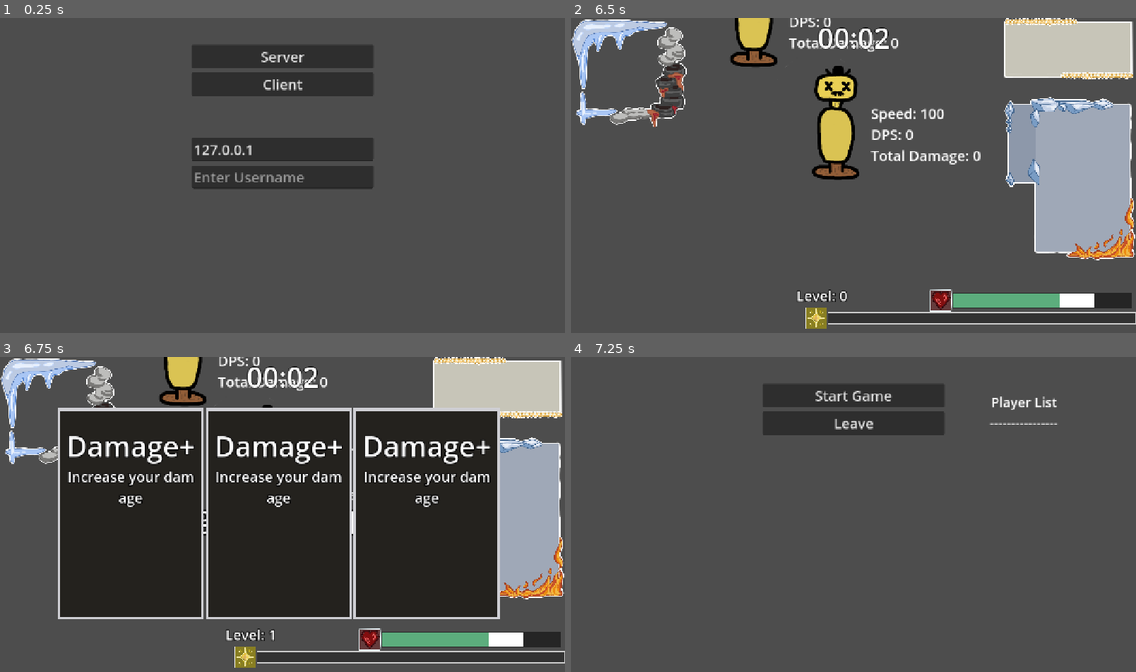
Above: before the commit, frames 1-4 (two rows, left to right).
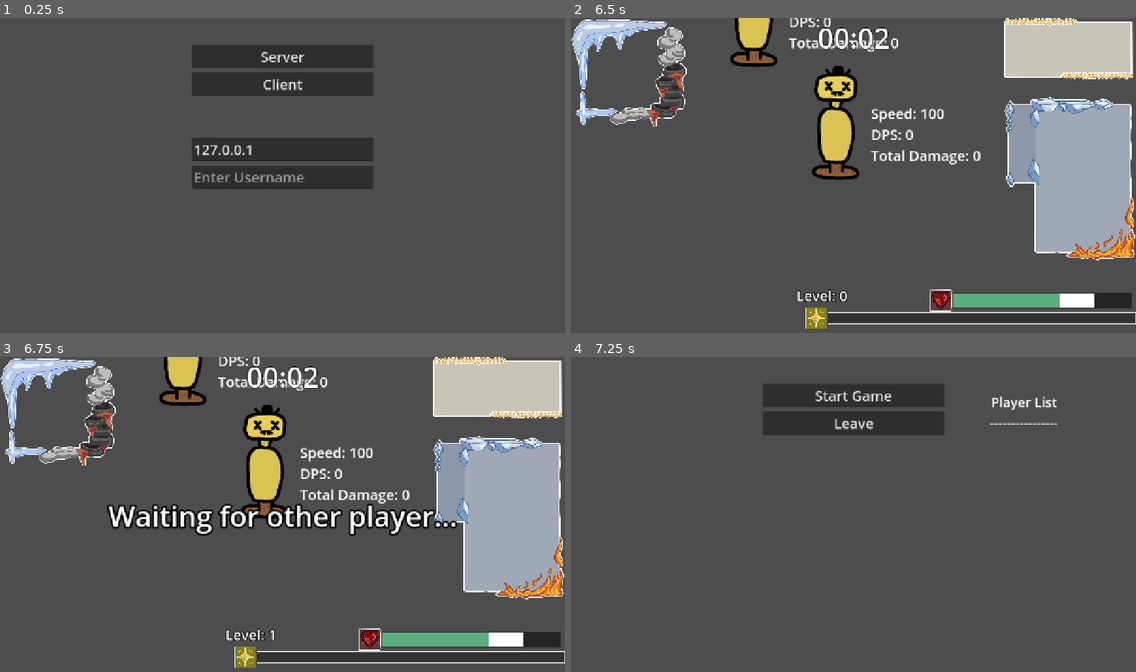
Above: after the commit, the same moments.

Repository: YummyBerry1108/P.A.L
Game: Godot game, scene res://scenes/menu.tscn
The game is run twice, just before and just after one commit, with the same random seed, the same clock (stepped at 60 frames per second) and the same inputs.
Inputs (mouse positions are in pixels of both pictures, inside the frame that each line leads up to):
- Up to frame 1 (0.25 s): no input
- Up to frame 2 (6.5 s): click (853, 175) at 0.52 s; type "Alex" at 0.6 s; click "Client" at 1.25 s; click "Start Game" at 2 s; tap Enter at 2.75, 5 s; move the mouse to (977, 159) at 2.77 s; hold D (right) 2.78-3.53 s; hold R (force_game_over) 2.78-3.53 s; tap Space (shoot) at 3.5 s; move the mouse to (740, 191) at 3.52 s; hold S (down) 3.53-4.25 s; tap E (get_exp) at 3.6 s; click "Start Game" at 4.25 s; move the mouse to (910, 106) at 5.02 s; hold D (right) 5.03-5.78 s; hold Space (shoot) 5.03-5.78 s; move the mouse to (825, 238) at 5.77 s; hold W (up) from 5.78 s (still down); tap R (force_game_over) at 5.85 s
- Up to frame 3 (6.75 s): move the mouse to (452, 561) at 6.52 s; release W (up) at 6.53 s; hold A (left) from 6.53 s (still down); hold E (get_exp) from 6.53 s (still down)
- Up to frame 4 (7.25 s): keep holding A (left); keep holding E (get_exp); tap Escape (pause) at 7.15 s

Frames 1-2 are identical in both runs. In frame 3, 51% of the frame differs, in the area x 10-89%, y 16-84%; in frame 4, nothing differs.
Error after the commit: Invalid access to property or key 'is_alive' on a base object of type 'Nil'. (res://scripts/ui/stat_upgrade_container.gd:28)

Commit message:
add upgrade timer and background, fix problem that dead player can choose stat

Diff:
--- a/scenes/player/player.tscn
+++ b/scenes/player/player.tscn
@@ -67,7 +67,7 @@
 properties/2/replication_mode = 2
 properties/3/path = NodePath("AnimatedSprite2D:flip_h")
 properties/3/spawn = true
-properties/3/replication_mode = 1
+properties/3/replication_mode = 2
 
 [node name="Player" type="CharacterBody2D"]
 collision_layer = 2
--- a/scenes/ui/health_bar.tscn
+++ b/scenes/ui/health_bar.tscn
@@ -20,7 +20,6 @@
 bg_color = Color(1, 1, 1, 1)
 
 [node name="HealthBar" type="ProgressBar"]
-z_index = 1
 offset_right = 240.0
 offset_bottom = 8.0
 theme_override_styles/background = SubResource("StyleBoxEmpty_y3kqx")
--- a/scenes/ui/ui.tscn
+++ b/scenes/ui/ui.tscn
@@ -60,6 +60,11 @@
 outline_size = 16
 outline_color = Color(0, 0, 0, 1)
 
+[sub_resource type="LabelSettings" id="LabelSettings_swkix"]
+font_size = 32
+outline_size = 8
+outline_color = Color(0, 0, 0, 1)
+
 [sub_resource type="SceneReplicationConfig" id="SceneReplicationConfig_tefeu"]
 properties/0/path = NodePath(".:text")
 properties/0/spawn = false
@@ -73,7 +78,7 @@
 properties/3/path = NodePath("../BottomVBoxContainer/ExpBoxContainer/ExpLabelHBoxContainer/ExpLabel:text")
 properties/3/spawn = false
 properties/3/replication_mode = 2
-properties/4/path = NodePath("../PauseLabel:text")
+properties/4/path = NodePath("../StatUpgradeUI/PauseLabel:text")
 properties/4/spawn = false
 properties/4/replication_mode = 2
 
@@ -91,9 +96,9 @@
 exp_label = NodePath("BottomVBoxContainer/ExpBoxContainer/ExpLabelHBoxContainer/ExpLabel")
 health_bar = NodePath("BottomVBoxContainer2/HBoxContainer/HealthBar")
 time_label = NodePath("TimeLabel")
-pause_label = NodePath("PauseLabel")
+pause_label = NodePath("StatUpgradeUI/PauseLabel")
 spectate_label = NodePath("BottomVBoxContainer/SpectateLabel")
-stat_upgrade_container = NodePath("StatUpgradeHBoxContainer")
+stat_upgrade_container = NodePath("StatUpgradeUI/StatUpgradeHBoxContainer")
 
 [node name="BottomVBoxContainer" type="VBoxContainer" parent="."]
 layout_mode = 1
@@ -157,7 +162,6 @@
 stretch_mode = 5
 
 [node name="ExpBar" type="ProgressBar" parent="BottomVBoxContainer/ExpBoxContainer/HBoxContainer"]
-z_index = 5
 z_as_relative = false
 custom_minimum_size = Vector2(700, 27)
 layout_mode = 2
@@ -272,7 +276,29 @@
 horizontal_alignment = 1
 vertical_alignment = 1
 
-[node name="PauseLabel" type="Label" parent="."]
+[node name="StatUpgradeUI" type="Control" parent="."]
+layout_mode = 1
+anchor_right = 1.0
+anchor_bottom = 1.0
+offset_left = 564.0
+offset_right = -676.0
+offset_bottom = -680.0
+grow_horizontal = 2
+grow_vertical = 2
+
+[node name="ColorRect" type="ColorRect" parent="StatUpgradeUI"]
+layout_mode = 1
+anchors_preset = 15
+anchor_right = 1.0
+anchor_bottom = 1.0
+offset_left = -564.0
+offset_right = 678.0
+offset_bottom = 677.0
+grow_horizontal = 2
+grow_vertical = 2
+color = Color(0, 0, 0, 0.635294)
+
+[node name="PauseLabel" type="Label" parent="StatUpgradeUI"]
 process_mode = 3
 layout_mode = 1
 anchors_preset = 8
@@ -280,44 +306,62 @@
 anchor_top = 0.5
 anchor_right = 0.5
 anchor_bottom = 0.5
-offset_left = -200.5
-offset_top = -44.0
-offset_right = 200.5
-offset_bottom = 44.0
+offset_left = -144.5
+offset_top = 296.0
+offset_right = 256.5
+offset_bottom = 384.0
 grow_horizontal = 2
 grow_vertical = 2
 text = "Game Pause!"
 label_settings = SubResource("LabelSettings_tefeu")
 script = ExtResource("4_7vp6q")
 
-[node name="StatUpgradeHBoxContainer" type="HBoxContainer" parent="." node_paths=PackedStringArray("stat_upgrades")]
+[node name="StatUpgradeHBoxContainer" type="HBoxContainer" parent="StatUpgradeUI" node_paths=PackedStringArray("stat_upgrades", "upgrade_timer", "upgrade_timer_label", "background")]
 process_mode = 3
 layout_mode = 2
-offset_left = 130.0
+offset_left = -434.0
 offset_top = 116.0
-offset_right = 1132.0
+offset_right = 568.0
 offset_bottom = 595.0
 script = ExtResource("10_4kltc")
+choose_time = 10
 upgrade_card_scene = ExtResource("11_hl07w")
 stat_upgrades = NodePath("../StatUpgrades")
-
-[node name="StatUpgrades" type="Node" parent="."]
-
-[node name="hp_up" type="Node" parent="StatUpgrades"]
+upgrade_timer = NodePath("../UpgradeTimer")
+upgrade_timer_label = NodePath("../UpgradeTimeLabel")
+background = NodePath("../ColorRect")
+
+[node name="UpgradeTimeLabel" type="Label" parent="StatUpgradeUI"]
+layout_mode = 0
+offset_left = -73.0
+offset_top = 77.0
+offset_right = 211.0
+offset_bottom = 122.0
+text = "Upgrade Left Time"
+label_settings = SubResource("LabelSettings_swkix")
+horizontal_alignment = 1
+
+[node name="UpgradeTimer" type="Timer" parent="StatUpgradeUI"]
+process_mode = 3
+one_shot = true
+
+[node name="StatUpgrades" type="Node" parent="StatUpgradeUI"]
+
+[node name="hp_up" type="Node" parent="StatUpgradeUI/StatUpgrades"]
 script = ExtResource("13_swkix")
 upgrade_id = "hp_up"
 title = "HP+"
 description = "Add 10 HP"
 metadata/_custom_type_script = "uid://fmua36g13d4h"
 
-[node name="speed_up" type="Node" parent="StatUpgrades"]
+[node name="speed_up" type="Node" parent="StatUpgradeUI/StatUpgrades"]
 script = ExtResource("13_swkix")
 upgrade_id = "speed_up"
 title = "Speed+"
 description = "Increase your move speed"
 metadata/_custom_type_script = "uid://fmua36g13d4h"
 
-[node name="damage_up" type="Node" parent="StatUpgrades"]
+[node name="damage_up" type="Node" parent="StatUpgradeUI/StatUpgrades"]
 script = ExtResource("13_swkix")
 upgrade_id = "damage_up"
 title = "Damage+"
@@ -329,5 +373,6 @@
 replication_config = SubResource("SceneReplicationConfig_tefeu")
 
 [connection signal="_on_little_level_up" from="BottomVBoxContainer/ExpBoxContainer/HBoxContainer/ExpBar" to="BottomVBoxContainer/ExpBoxContainer/ExpLabelHBoxContainer/ExpLabel" method="_level_up"]
-[connection signal="_on_little_level_up" from="BottomVBoxContainer/ExpBoxContainer/HBoxContainer/ExpBar" to="PauseLabel" method="_on_level_up"]
-[connection signal="_on_little_level_up" from="BottomVBoxContainer/ExpBoxContainer/HBoxContainer/ExpBar" to="StatUpgradeHBoxContainer" method="_on_level_up"]
+[connection signal="_on_little_level_up" from="BottomVBoxContainer/ExpBoxContainer/HBoxContainer/ExpBar" to="StatUpgradeUI/PauseLabel" method="_on_level_up"]
+[connection signal="_on_little_level_up" from="BottomVBoxContainer/ExpBoxContainer/HBoxContainer/ExpBar" to="StatUpgradeUI/StatUpgradeHBoxContainer" method="_on_level_up"]
+[connection signal="timeout" from="StatUpgradeUI/UpgradeTimer" to="StatUpgradeUI/StatUpgradeHBoxContainer" method="_on_timer_timeout"]
--- a/scripts/game_manager.gd
+++ b/scripts/game_manager.gd
@@ -4,6 +4,7 @@
 
 signal pause_state_changed(is_paused: bool)
 
+var player: Player
 var total_player: int = 0
 var players_upgraded: Array = []
 
@@ -51,7 +52,6 @@
 	call_deferred("_check_resume")
 
 func _check_resume() -> void:
-	print(get_tree().get_nodes_in_group("players").size())
 	if players_upgraded.size() >= get_tree().get_nodes_in_group("players").size():
 		var new_state = not get_tree().paused
 		apply_pause_state.rpc(new_state)
--- a/scripts/main.gd
+++ b/scripts/main.gd
@@ -86,6 +86,7 @@
 	if not multiplayer.is_server():
 		player.player_died.connect(_on_player_died)
 	if player.is_multiplayer_authority():
+		GameManager.player = player
 		player.health_changed.connect(ui.health_bar._set_health)
 		player.max_health_changed.connect(ui.health_bar.init_health)
 		player.spectate_changed.connect(_update_spectate_ui)
--- a/scripts/player/player.gd
+++ b/scripts/player/player.gd
@@ -121,6 +121,7 @@
 	is_alive = false
 	player_died.emit(name.to_int())
 	set_physics_process(false)
+	sprite_2d.frame = 0
 	if is_multiplayer_authority():
 		$Camera2D.enabled = false
 		start_spectating()
--- a/scripts/ui/stat_upgrade_container.gd
+++ b/scripts/ui/stat_upgrade_container.gd
@@ -1,19 +1,40 @@
 extends HBoxContainer
 
+# Only add stat_upgrade button as its child
+@export_category("Basic")
+@export var choose_time: int
+@export_category("Resource")
 @export var upgrade_card_scene: PackedScene
 @export var stat_upgrades: Node
-# Only add stat_upgrade button as its child
+@export var upgrade_timer: Timer
+@export var upgrade_timer_label: Label
+@export var background: ColorRect
 
 ## toggle on little level up (1 level)
+
+func _ready() -> void:
+	background.hide()
+	upgrade_timer_label.hide()
+
+func _process(delta: float) -> void:
+	upgrade_timer_label.text = str(int(ceil(upgrade_timer.time_left)))
+
 func _on_level_up() -> void:
 	GameManager.request_toggle_pause.rpc_id(1)
 	show_upgrades.rpc()
 
 @rpc("authority", "call_local", "reliable")
 func show_upgrades() -> void:
+	if not GameManager.player.is_alive:
+		return
 	for child in get_children():
 		child.queue_free()
 	show()
+	background.show()
+	upgrade_timer_label.show()
+
+
+	upgrade_timer.start(choose_time)
 
 	for i in range(3):
 		var card = upgrade_card_scene.instantiate()
@@ -24,11 +45,17 @@
 		card.upgrade_selected.connect(_on_card_selected)
 
 func _on_card_selected(upgrade_id: String) -> void:
-	print("玩家選擇了: ", upgrade_id)
+	upgrade_timer.stop()
 
+	background.hide()
+	upgrade_timer_label.hide()
 	hide()
 	for child in get_children():
 		child.queue_free()
 
 	GameManager.upgrade_choosen.rpc_id(1)
 	GameManager.submit_upgrade.rpc(upgrade_id)
+
+func _on_timer_timeout() -> void:
+	var card = get_children().pick_random()
+	_on_card_selected(card.current_upgrade_id)
Not shown: 1 places in scenes/ui/ui.tscn that only renumber resources
